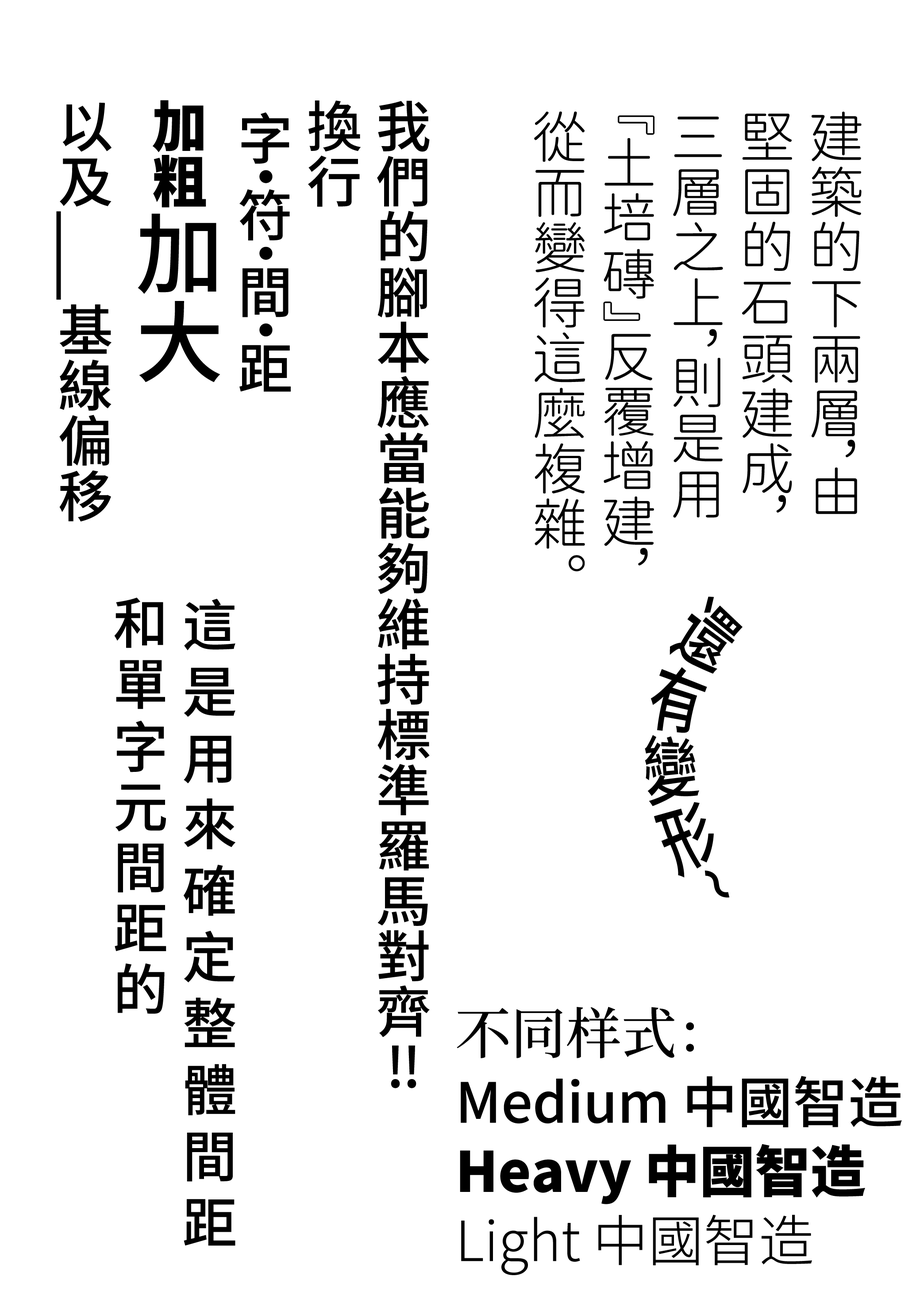
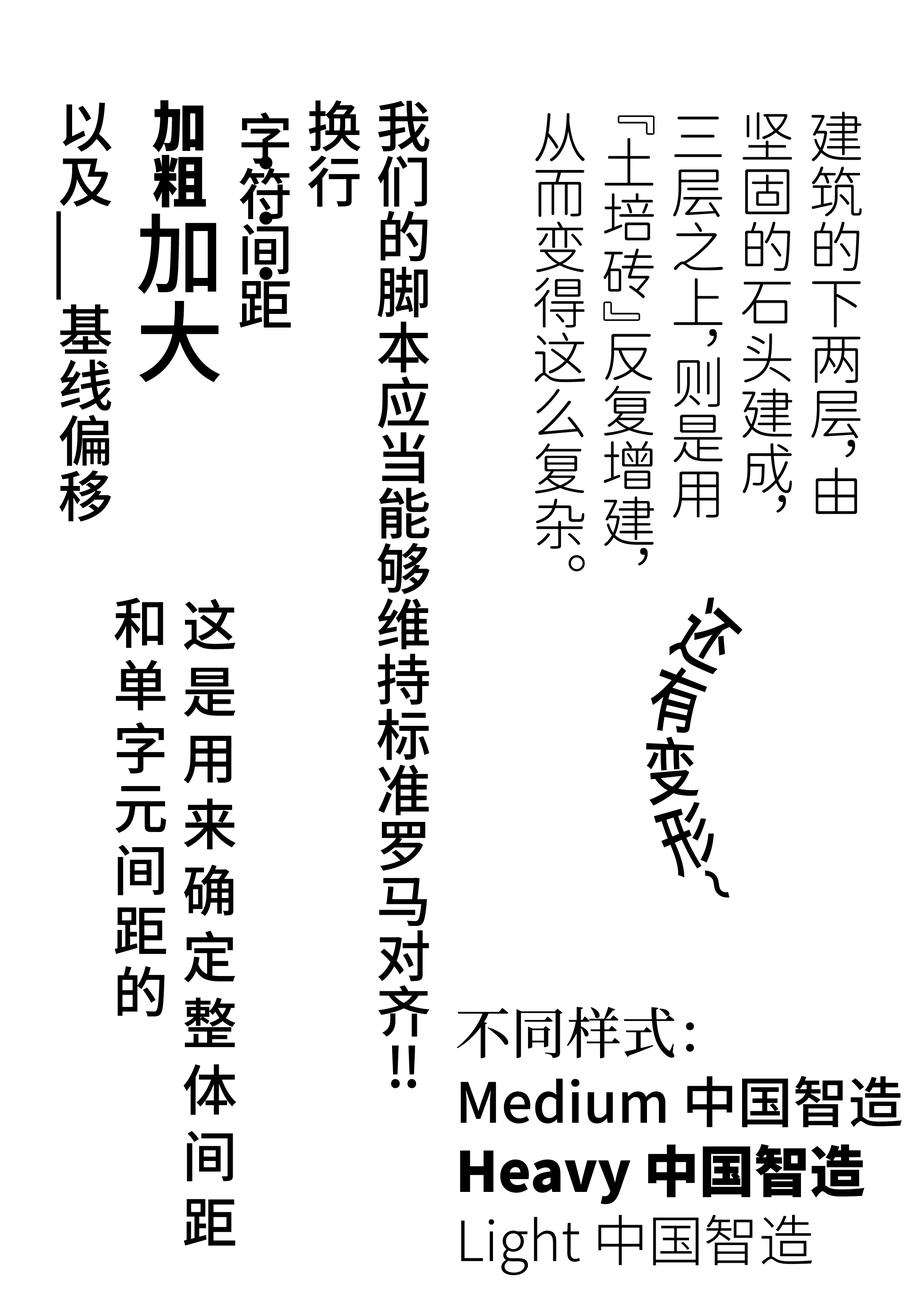
The second 920 x 1307 image is a revision of the first. Changes to its layers:
renamed "還有變形~" to "还有变形~", painted on it over [left=645, top=596, right=743, bottom=807]
renamed "這是用來確定整體間距 和單字元間距的" to "这是用来确定整体间距 和单字元间距的", painted on it over [left=114, top=598, right=237, bottom=1183]
renamed "不同样式： Medium 中國智造 Heavy 中國智造 Light 中國智造" to "不同样式： Medium 中国智造 Heavy 中国智造 Light 中国智造", painted on it over [left=533, top=1078, right=866, bottom=1266]
renamed "我們的腳本應當能夠維持標準羅馬對齊!! 換行 字·符·間·距 加粗加大 以及——基線偏移" to "我们的脚本应当能够维持标准罗马对齐!! 换行 字·符·间·距 加粗加大 以及——基线偏移", painted on it over [left=59, top=100, right=430, bottom=1089]
renamed "建築的下兩層，由 堅固的石頭建成， 三層之上，則是用 『土培磚』反覆增建， 從而變得這麼複雜。" to "建筑的下两层，由 坚固的石头建成， 三层之上，则是用 『土培砖』反复增建， 从而变得这么复杂。", painted on it over [left=534, top=111, right=862, bottom=549]
